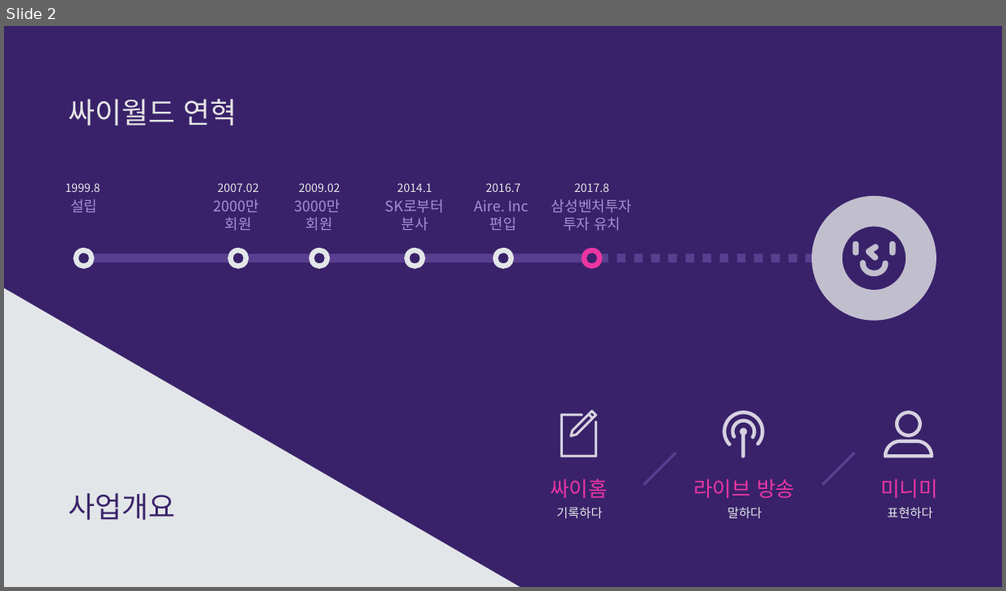
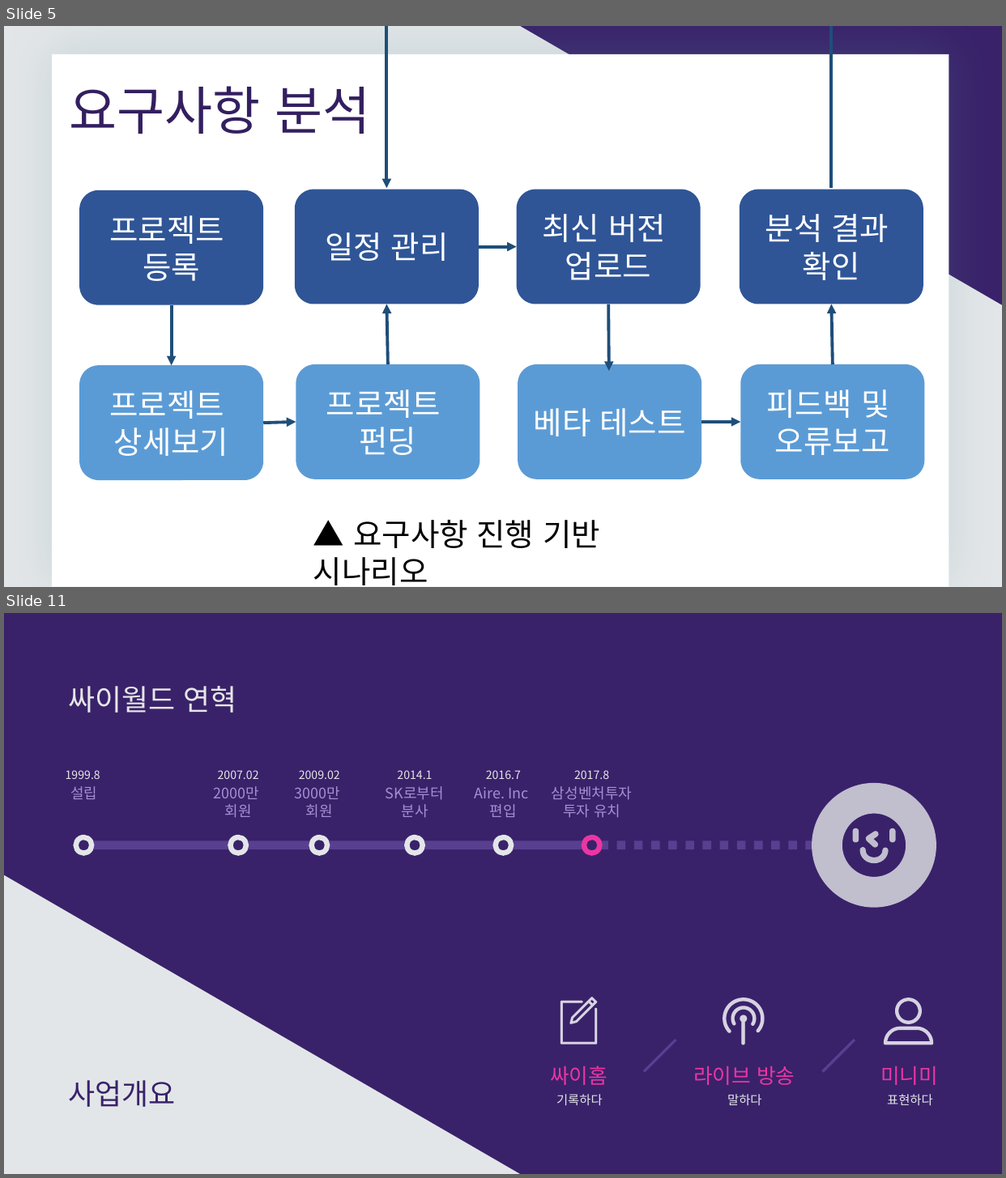
Before and after one commit to HanSangKkyu/addingStore, a slide deck: ppt/산학협력프로젝트.pptx. Shown one above the other, each under a label of ours: slide 2 before the commit, slides 5 and 11 after it; the slides between them are not shown. The pictures are 1006x591 and 1006x1178 pixels, drawn with LibreOffice and Linux fonts; fonts in the diff are those of the drawing. Boxes give left, top, right and bottom in pixels: in the first picture for what was removed or moved away, otherwise in the second. Text is boxed around its words. In the diff, an @@ line names an element or a change of style, - is before the commit and + after.

```diff
--- a/ppt/산학협력프로젝트.pptx
+++ b/ppt/산학협력프로젝트.pptx
@@ slide 5 added at [4,26,1002,587], background #E3E6E8 @@
@@ freeform shape added at [521,26,1002,305], fill #39226A @@
@@ round same rect added at [52,54,948,587], fill #FFFFFF @@
@@ text added at [70,86,371,134], 50 pt, text #331F5F @@
+요구사항 분석
@@ elbow arrow added from (831, 189) to (386, 189), #1F4E79 3 pt @@
@@ rounded rectangle added at [79,190,264,306], fill #2F5597, 30 pt, text #FFFFFF @@
+프로젝트
+등록
@@ rounded rectangle added at [295,189,479,305], fill #2F5597, 30 pt, text #FFFFFF @@
+일정 관리
@@ rounded rectangle added at [517,189,701,305], fill #2F5597, 30 pt, text #FFFFFF @@
+최신 버전
+업로드
@@ rounded rectangle added at [740,189,924,305], fill #2F5597, 30 pt, text #FFFFFF @@
+분석 결과
+확인
@@ arrow added from (479, 247) to (517, 247), #1F4E79 3 pt @@
@@ arrow added from (172, 305) to (172, 366), #1F4E79 3 pt @@
@@ arrow added from (388, 365) to (386, 305), #1F4E79 3 pt @@
@@ arrow added from (609, 305) to (609, 371), #1F4E79 3 pt @@
@@ arrow added from (833, 365) to (831, 305), #1F4E79 3 pt @@
@@ rounded rectangle added at [296,365,480,480], fill #5B9BD5, 30 pt, text #FFFFFF @@
+프로젝트
+펀딩
@@ rounded rectangle added at [518,365,701,480], fill #5B9BD5, 30 pt, text #FFFFFF @@
+베타 테스트
@@ rounded rectangle added at [740,365,925,480], fill #5B9BD5, 30 pt, text #FFFFFF @@
+피드백 및
+오류보고
@@ rounded rectangle added at [79,366,264,481], fill #5B9BD5, 30 pt, text #FFFFFF @@
+프로젝트
+상세보기
@@ arrow added from (264, 423) to (296, 422), #1F4E79 3 pt @@
@@ arrow added from (701, 422) to (740, 422), #1F4E79 3 pt @@
@@ text added at [313,520,600,586], 30 pt, text #000000 @@
+▲ 요구사항 진행 기반 시나리오
@@ what was slide 2 is now slide 11 @@
```
Also in this commit, not shown: 1 slide changed, 8 other slides added, 4 slides removed.
